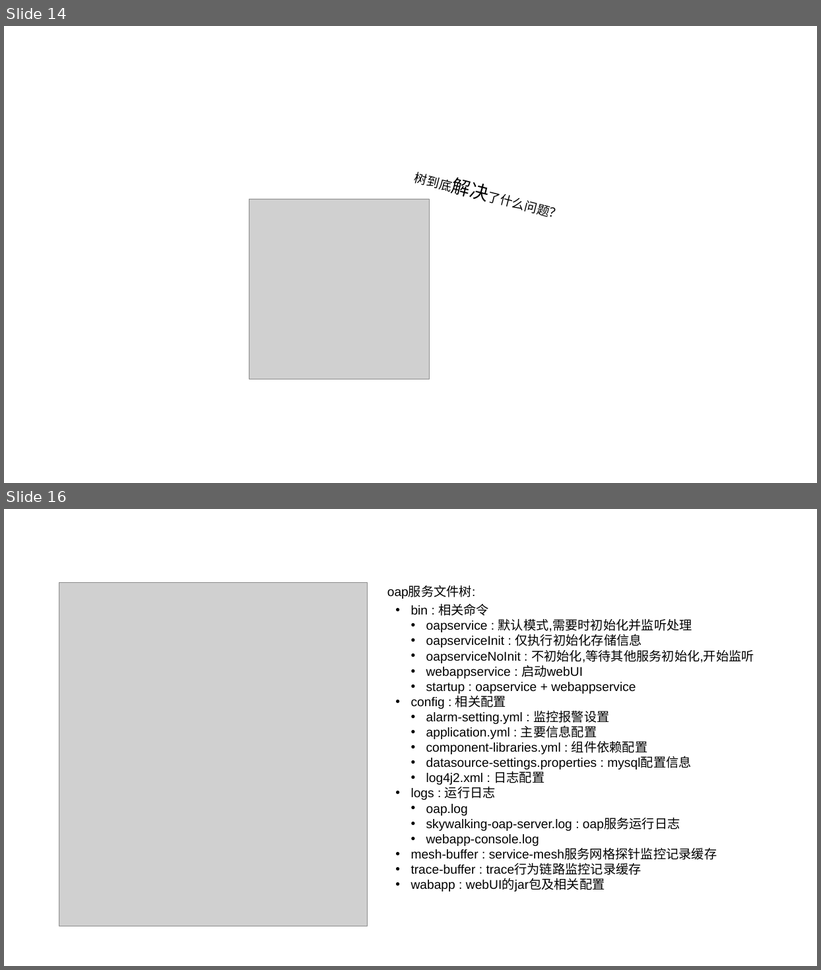
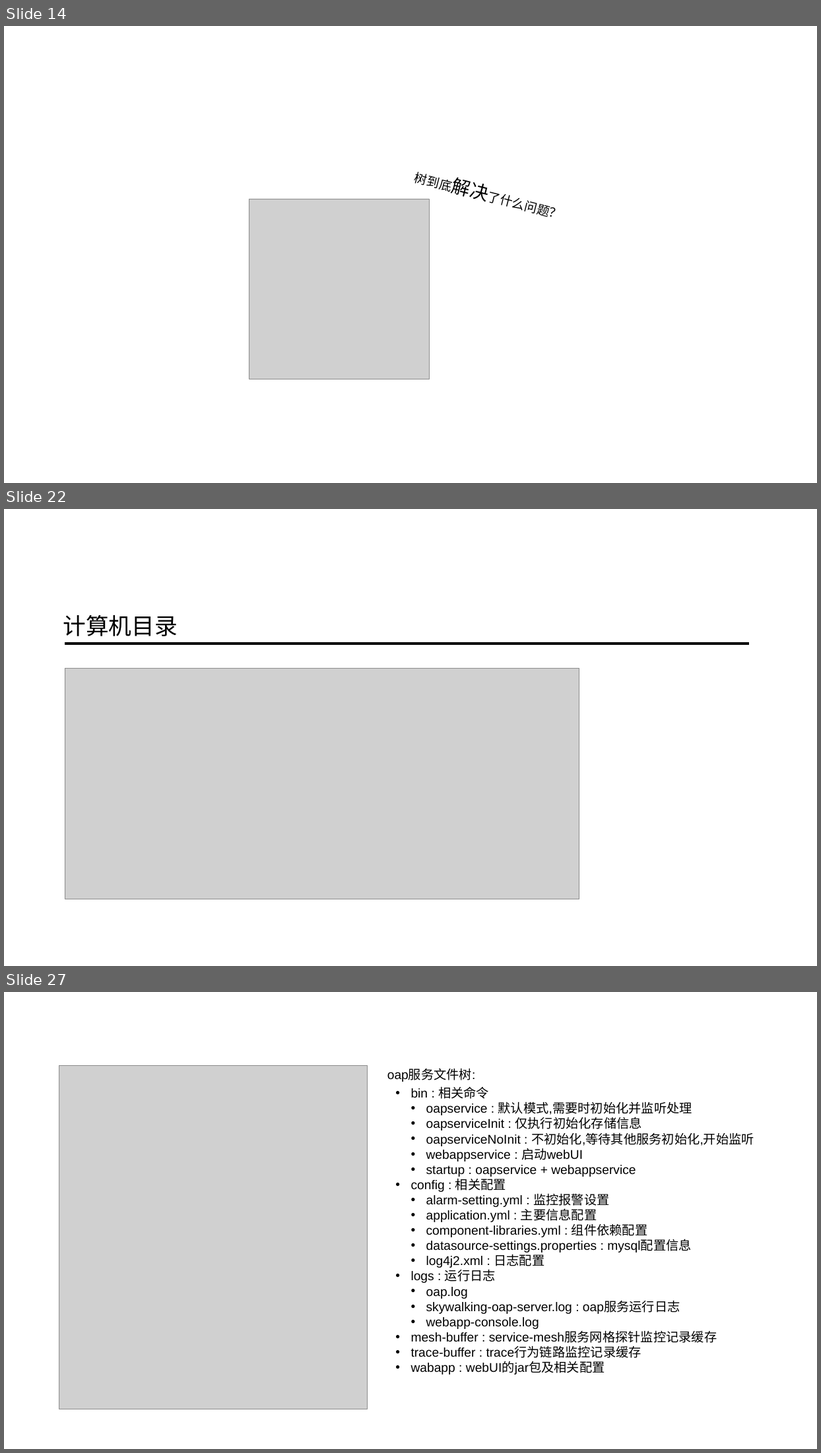
Before and after one commit to ainilili/data-structure-trees-demo, a slide deck: 数据结构之树.pptx. Shown one above the other, each under a label of ours: slides 14 and 16 before the commit, slides 14, 22 and 27 after it; the slides between them are not shown. The pictures are 821x970 and 821x1453 pixels, drawn with LibreOffice and Linux fonts; fonts in the diff are those of the drawing; grey boxes stand for pictures; background and template pictures are left out. Boxes give left, top, right and bottom in pixels: in the first picture for what was removed or moved away, otherwise in the second. Text is boxed around its words. In the diff, an @@ line names an element or a change of style, - is before the commit and + after.

```diff
--- a/数据结构之树.pptx
+++ b/数据结构之树.pptx
@@ slide 22 added at [4, 509, 817, 966], background picture (left out) @@
@@ text added at [63, 615, 178, 636], 54 pt, text #000000 @@
+计算机目录
@@ line added from (65, 644) to (749, 644), #000000 6.5 pt @@
@@ picture added at [65, 669, 580, 899] @@
@@ what was slide 16 is now slide 27 @@
```
Also in this commit, not shown: 2 slides changed, 10 other slides added.
